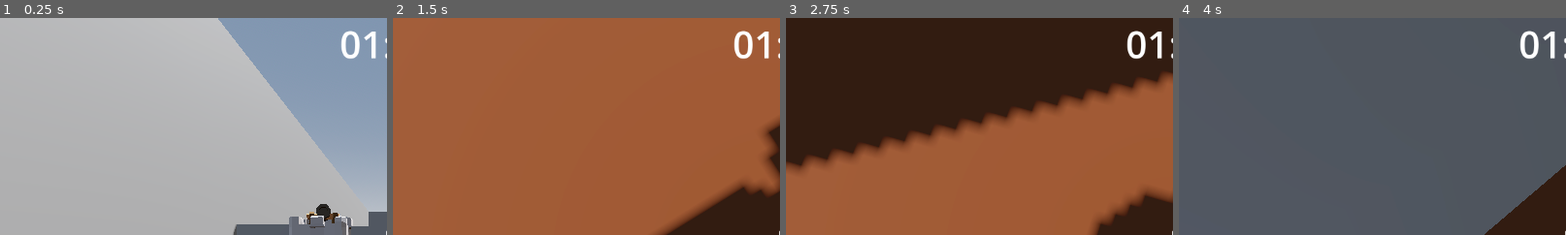
Above: before the commit, frames 1-4 (left to right).
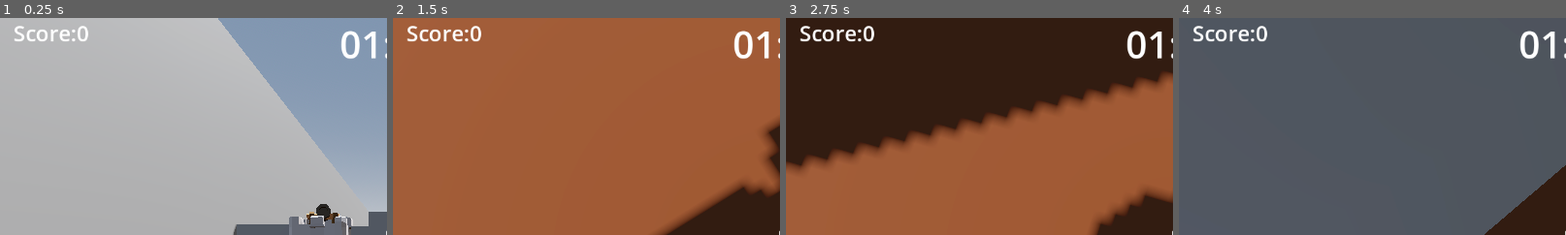
Above: after the commit, the same moments.

Repository: CSbean/Tower-Blaster
Game: Godot game, scene res://world.tscn
The game is run twice, just before and just after one commit, with the same random seed, the same clock (stepped at 60 frames per second) and the same inputs.
Inputs (mouse positions are % of the whole screen's width and height, from its top left):
- Up to frame 1 (0.25 s): no input
- Up to frame 2 (1.5 s): move the mouse to (55, 50) at 0.52 s; hold Up (ui_up) from 0.53 s (still down); tap W (move_foward) at 0.6 s; tap Space (jump) at 0.77, 1.07 s; click (55, 50) at 0.8 s; move the mouse to (45, 50) at 1.27 s; click (45, 50) at 1.35 s
- Up to frame 3 (2.75 s): keep holding Up (ui_up); tap Space (jump) at 1.52, 1.55, 1.82, 2.1 s; move the mouse to (52, 48) at 2.02 s; tap W (move_foward) at 2.3 s
- Up to frame 4 (4 s): keep holding Up (ui_up); move the mouse to (49, 52) at 2.77 s; right-click (49, 52) at 2.85 s; tap Space (jump) at 3.02, 3.32, 3.77, 3.8 s; click (49, 52) at 3.05 s; move the mouse to (57, 51) at 3.52 s; tap W (move_foward) at 3.6 s
The pictures show only the part of the screen within x 0-50%, y 0-50%; the shares and areas given below are measured in that part.

The runs differ from the first frame. In frame 1, 0.5% of the frame differs, in the area x 3-23%, y 3-11%; in frame 2, 0.6%; in frame 3, 0.7%, in the area x 3-23%, y 3-12%; in frame 4, 0.6%.

Commit message:
finished win screen turets are still a liitle bugy

Diff:
--- a/tower-blaster/base.gd
+++ b/tower-blaster/base.gd
@@ -3,6 +3,7 @@
 
 @onready var progress_bar: ProgressBar = $Sprite3D/SubViewport/ProgressBar
 @onready var explosion_particles: GPUParticles3D = $ExplosionParticles
+@onready var player: Player = $"../Player"
 
 
 var health = 100
@@ -29,5 +30,7 @@
 
 
 func explode()->void:
+	player.score+= 1000
+	GameMangager.playing = false
 	progress_bar.visible = false
 	explosion_particles.emitting = true
--- a/tower-blaster/cannon_projectile.gd
+++ b/tower-blaster/cannon_projectile.gd
@@ -17,7 +17,10 @@
 
 # Called every frame. 'delta' is the elapsed time since the previous frame.
 func _physics_process(delta: float) -> void:
-	global_position += direction * delta * speed
+	if GameMangager.playing:
+		global_position += direction * delta * speed
+	else:
+		queue_free()
 
 
 func _on_timer_timeout() -> void:
@@ -37,13 +40,13 @@
 	direction = direction.bounce(collision_vector)
 
 func parryed()->void:
+
 	speed = speed*2
 	parry = true
 
 
 func _on_area_entered(area: Area3D) -> void:
 	if area.get_parent() is Turret and parry:
-		print(area.get_parent())
 		area.get_parent().take_damage()
 	if area.get_parent() is Base:
 		area.get_parent().take_damage(15)
--- a/tower-blaster/character_body_3d.gd
+++ b/tower-blaster/character_body_3d.gd
@@ -18,18 +18,19 @@
 var capMouse := false
 var sprinting = false
 var playing = true
-
+var score = 0
 func _ready() -> void:
 	change_mouse()
 
 
 func _process(_delta: float) -> void:
-	if playing:
+	if GameMangager.playing:
 		if Input.is_action_just_pressed("shoot"):
 			gun.play("shoot")
 			if ray_cast_3d.is_colliding():
 				if ray_cast_3d.get_collider() is Area3D:
 					ray_cast_3d.get_collider().queue_free()
+					score += 5
 				if ray_cast_3d.get_collider().get_parent() is Base:
 					ray_cast_3d.get_collider().get_parent().take_damage(0.5)
 		if Input.is_action_just_pressed("sprint_toggle"):
@@ -55,30 +56,31 @@
 					ray_cast_3d.get_collider().parryed()
 
 func _physics_process(delta: float) -> void:
-	# Add the gravity.
-	if not is_on_floor():
-		velocity += get_gravity() * delta
+	if GameMangager.playing:
+		# Add the gravity.
+		if not is_on_floor():
+			velocity += get_gravity() * delta
 
-	# Handle jump.
-	if Input.is_action_just_pressed("jump") and is_on_floor():
-		velocity.y = JUMP_VELOCITY
+		# Handle jump.
+		if Input.is_action_just_pressed("jump") and is_on_floor():
+			velocity.y = JUMP_VELOCITY
 
-	# Get the input direction and handle the movement/deceleration.
-	# As good practice, you should replace UI actions with custom gameplay actions.
-	var input_dir := Input.get_vector("move_left", "move_right", "move_foward", "move_back")
-	var direction := (transform.basis * Vector3(input_dir.x, 0, input_dir.y)).normalized()
-	if direction:
-		velocity.x = direction.x * SPEED
-		velocity.z = direction.z * SPEED
-	else:
-		velocity.x = move_toward(velocity.x, 0, SPEED)
-		velocity.z = move_toward(velocity.z, 0, SPEED)
+		# Get the input direction and handle the movement/deceleration.
+		# As good practice, you should replace UI actions with custom gameplay actions.
+		var input_dir := Input.get_vector("move_left", "move_right", "move_foward", "move_back")
+		var direction := (transform.basis * Vector3(input_dir.x, 0, input_dir.y)).normalized()
+		if direction:
+			velocity.x = direction.x * SPEED
+			velocity.z = direction.z * SPEED
+		else:
+			velocity.x = move_toward(velocity.x, 0, SPEED)
+			velocity.z = move_toward(velocity.z, 0, SPEED)
+
+		rotate_camrea(delta)
+		move_and_slide()
 
 	if Input.is_action_just_pressed("pause"):
 		change_mouse()
-
-	rotate_camrea(delta)
-	move_and_slide()
 
 func _input(event: InputEvent) -> void:
 	if event is InputEventMouseMotion:
--- /dev/null
+++ b/tower-blaster/game_mangager.gd
@@ -0,0 +1,4 @@
+extends Node
+
+
+var playing = true
--- /dev/null
+++ b/tower-blaster/game_mangager.tscn
@@ -0,0 +1,6 @@
+[gd_scene format=3 uid="uid://dqmkswwe5dkjs"]
+
+[ext_resource type="Script" uid="uid://co60veyl7c2eh" path="res://game_mangager.gd" id="1_k61vx"]
+
+[node name="gameMangager" type="Node" unique_id=2140393788]
+script = ExtResource("1_k61vx")
--- a/tower-blaster/project.godot
+++ b/tower-blaster/project.godot
@@ -14,6 +14,10 @@
 run/main_scene="uid://ccfctcrw0lrm5"
 config/features=PackedStringArray("4.6", "Forward Plus")
 config/icon="res://icon.svg"
+
+[autoload]
+
+GameMangager="*uid://co60veyl7c2eh"
 
 [global_group]
 
--- a/tower-blaster/turret.gd
+++ b/tower-blaster/turret.gd
@@ -47,8 +47,13 @@
 		alive = false
 		health = 0
 		cannon.rotate_x(-30.0)
+		player.score+=20
 		#create_tween()
 
+func game_end()->void:
+	alive = false
+	health = 0
+	cannon.rotate_x(-30.0)
 
 func _on_area_3d_2_body_entered(body: Node3D) -> void:
 	if body is Player:
--- a/tower-blaster/ui.gd
+++ b/tower-blaster/ui.gd
@@ -1,10 +1,14 @@
 extends Control
 
 
-@onready var sprint_t: Label = $CanvasLayer/MarginContainer/VBoxContainer/sprintT
-@onready var health: Label = $CanvasLayer/MarginContainer/VBoxContainer/health
-@onready var time: Label = $CanvasLayer/time
+@onready var sprint_t: Label = $MarginContainer/VBoxContainer/sprintT
+@onready var health: Label = $MarginContainer/VBoxContainer/health
+@onready var time: Label = $time
 @onready var timer: Timer = $Timer
+@onready var score_label: Label = $MarginContainer/scoreLabel
+@onready var victory: CenterContainer = $victory
+@onready var label_2: Label = $Label2
+
 
 
 signal timeOut
@@ -24,6 +28,9 @@
 		sprint_t.visible = false
 		health.visible = false
 		time.visible = false
+		score_label.visible = false
+		victory.visible = true
+		label_2.visible = true
 	if loss:
 		pass
 
@@ -44,7 +51,9 @@
 	var seconds: int = int(total_seconds) % 60
 	return "%02d:%02d" % [minutes, seconds]
 
-
+func update_score(num: int)->void:
+	score_label.text = "Score:" + str(num)
+	label_2.text = "Score:" + str(num)
 
 func _on_timer_timeout() -> void:
 	timeOut.emit()
--- a/tower-blaster/ui.tscn
+++ b/tower-blaster/ui.tscn
@@ -8,8 +8,18 @@
 [sub_resource type="LabelSettings" id="LabelSettings_xb563"]
 font_size = 64
 
+[sub_resource type="LabelSettings" id="LabelSettings_nltto"]
+font_size = 32
+
 [sub_resource type="LabelSettings" id="LabelSettings_m6e0p"]
 font_size = 56
+
+[sub_resource type="LabelSettings" id="LabelSettings_ibotj"]
+font_size = 32
+
+[sub_resource type="LabelSettings" id="LabelSettings_27fn8"]
+font_size = 100
+font_color = Color(0.14999998, 1, 0, 1)
 
 [node name="UI" type="Control" unique_id=812937870]
 layout_mode = 3
@@ -20,9 +30,12 @@
 grow_vertical = 2
 script = ExtResource("1_fyqef")
 
-[node name="CanvasLayer" type="CanvasLayer" parent="." unique_id=1451275281]
+[node name="Timer" type="Timer" parent="." unique_id=1137039863]
+wait_time = 120.0
+autostart = true
 
-[node name="crosshair" type="Label" parent="CanvasLayer" unique_id=1059287636]
+[node name="crosshair" type="Label" parent="." unique_id=1059287636]
+layout_mode = 1
 anchors_preset = 8
 anchor_left = 0.5
 anchor_top = 0.5
@@ -38,7 +51,8 @@
 label_settings = SubResource("LabelSettings_fyqef")
 horizontal_alignment = 1
 
-[node name="MarginContainer" type="MarginContainer" parent="CanvasLayer" unique_id=47528242]
+[node name="MarginContainer" type="MarginContainer" parent="." unique_id=47528242]
+layout_mode = 1
 anchors_preset = 15
 anchor_right = 1.0
 anchor_bottom = 1.0
@@ -49,38 +63,80 @@
 theme_override_constants/margin_right = 0
 theme_override_constants/margin_bottom = 10
 
-[node name="VBoxContainer" type="VBoxContainer" parent="CanvasLayer/MarginContainer" unique_id=840218923]
+[node name="VBoxContainer" type="VBoxContainer" parent="MarginContainer" unique_id=840218923]
 layout_mode = 2
 size_flags_horizontal = 0
 size_flags_vertical = 8
 theme_override_constants/separation = -15
 alignment = 1
 
-[node name="health" type="Label" parent="CanvasLayer/MarginContainer/VBoxContainer" unique_id=414985656]
+[node name="health" type="Label" parent="MarginContainer/VBoxContainer" unique_id=414985656]
 layout_mode = 2
 size_flags_vertical = 8
 text = "100"
 label_settings = SubResource("LabelSettings_xb563")
 horizontal_alignment = 1
 
-[node name="sprintT" type="Label" parent="CanvasLayer/MarginContainer/VBoxContainer" unique_id=1981122994]
+[node name="sprintT" type="Label" parent="MarginContainer/VBoxContainer" unique_id=1981122994]
 layout_mode = 2
 text = "Sprint: off"
 horizontal_alignment = 1
 
-[node name="time" type="Label" parent="CanvasLayer" unique_id=1552126913]
+[node name="scoreLabel" type="Label" parent="MarginContainer" unique_id=312964316]
+layout_mode = 2
+size_flags_vertical = 0
+text = "Score: 100"
+label_settings = SubResource("LabelSettings_nltto")
+
+[node name="time" type="Label" parent="." unique_id=1552126913]
+layout_mode = 1
 anchors_preset = 5
 anchor_left = 0.5
 anchor_right = 0.5
-offset_left = -20.0
-offset_right = 20.0
-offset_bottom = 23.0
+offset_left = -55.5
+offset_right = 55.5
+offset_bottom = 77.0
 grow_horizontal = 2
 text = "1:00"
 label_settings = SubResource("LabelSettings_m6e0p")
 
-[node name="Timer" type="Timer" parent="." unique_id=1137039863]
-wait_time = 120.0
-autostart = true
+[node name="Label2" type="Label" parent="." unique_id=1884268623]
+visible = false
+layout_mode = 1
+anchors_preset = 8
+anchor_left = 0.5
+anchor_top = 0.5
+anchor_right = 0.5
+anchor_bottom = 0.5
+offset_left = -88.0
+offset_top = 47.0
+offset_right = 88.0
+offset_bottom = 92.0
+grow_horizontal = 2
+grow_vertical = 2
+text = "Score: 0000"
+label_settings = SubResource("LabelSettings_ibotj")
+
+[node name="victory" type="CenterContainer" parent="." unique_id=397914988]
+visible = false
+layout_mode = 1
+anchors_preset = 15
+anchor_right = 1.0
+anchor_bottom = 1.0
+grow_horizontal = 2
+grow_vertical = 2
+
+[node name="ColorRect" type="ColorRect" parent="victory" unique_id=1585380218]
+custom_minimum_size = Vector2(1152, 648)
+layout_mode = 2
+color = Color(0.11, 0.11, 0.11, 0.2509804)
+
+[node name="Label" type="Label" parent="victory" unique_id=1953381004]
+layout_mode = 2
+text = "Victory"
+label_settings = SubResource("LabelSettings_27fn8")
+
+[node name="VBoxContainer" type="VBoxContainer" parent="victory" unique_id=1901838655]
+layout_mode = 2
 
 [connection signal="timeout" from="Timer" to="." method="_on_timer_timeout"]
--- a/tower-blaster/world.gd
+++ b/tower-blaster/world.gd
@@ -10,17 +10,21 @@
 
 
 # Called every frame. 'delta' is the elapsed time since the previous frame.
-func _process(delta: float) -> void:
+func _process(_delta: float) -> void:
 	if base.win:#start here
 		ui.win = true
 		gameWin()
+	ui.update_score(player.score)
 
 func gameOver()->void:
 	if ui.timeOut or ui.loss:
-		player.playing = false
+		GameMangager.playing = false
 
 func gameWin()->void:
 	if ui.win:
-		player.playing = false #.alive = false
+		GameMangager.playing = false #.alive = false
 		for obj in get_tree().get_nodes_in_group("turets"):
-			obj.alive = false
+			obj.game_end()
+
+#func parry_points()->void:
+#	player.score+= 20
Not shown, added: tower-blaster/game_mangager.gd.uid
